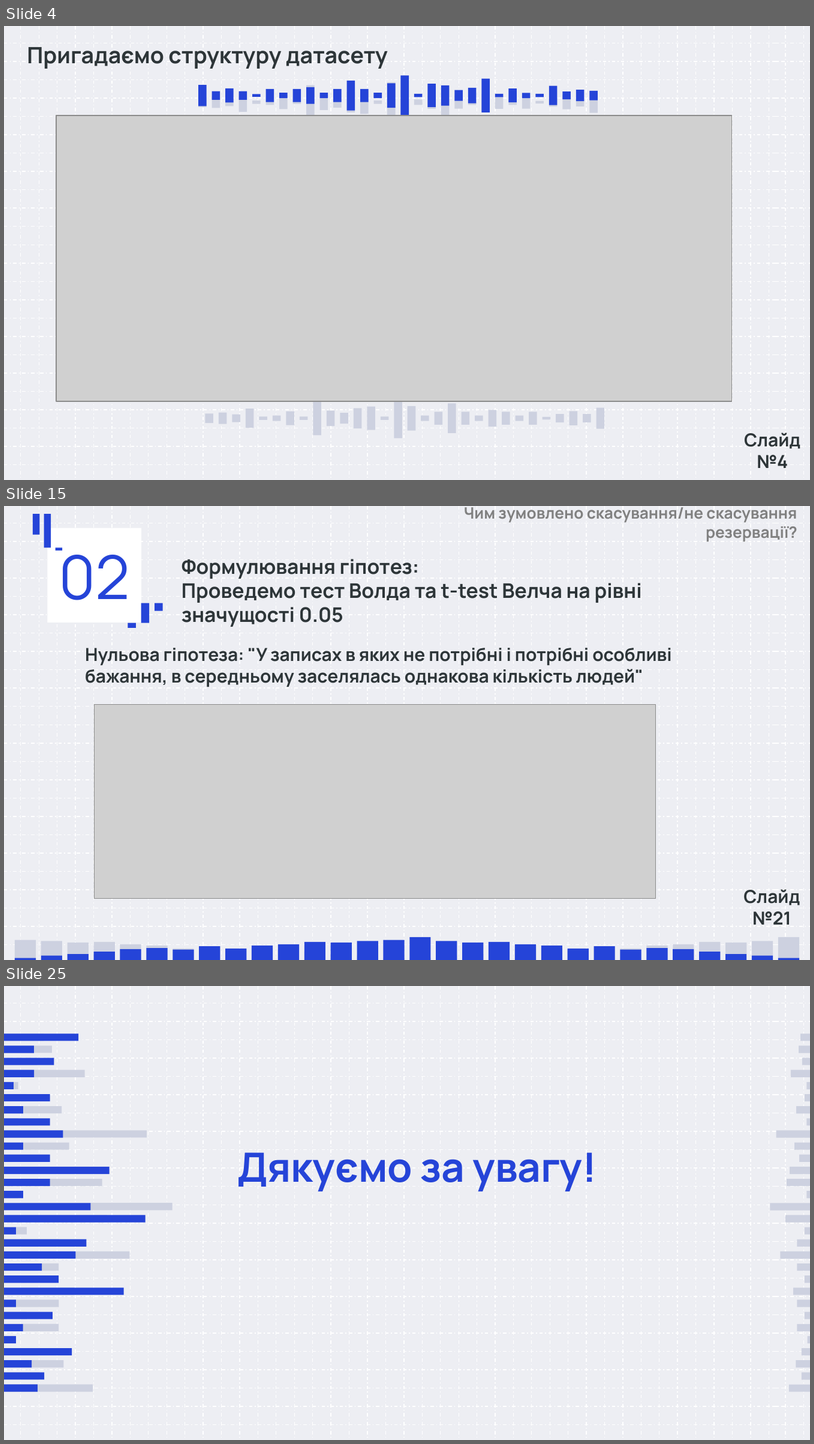
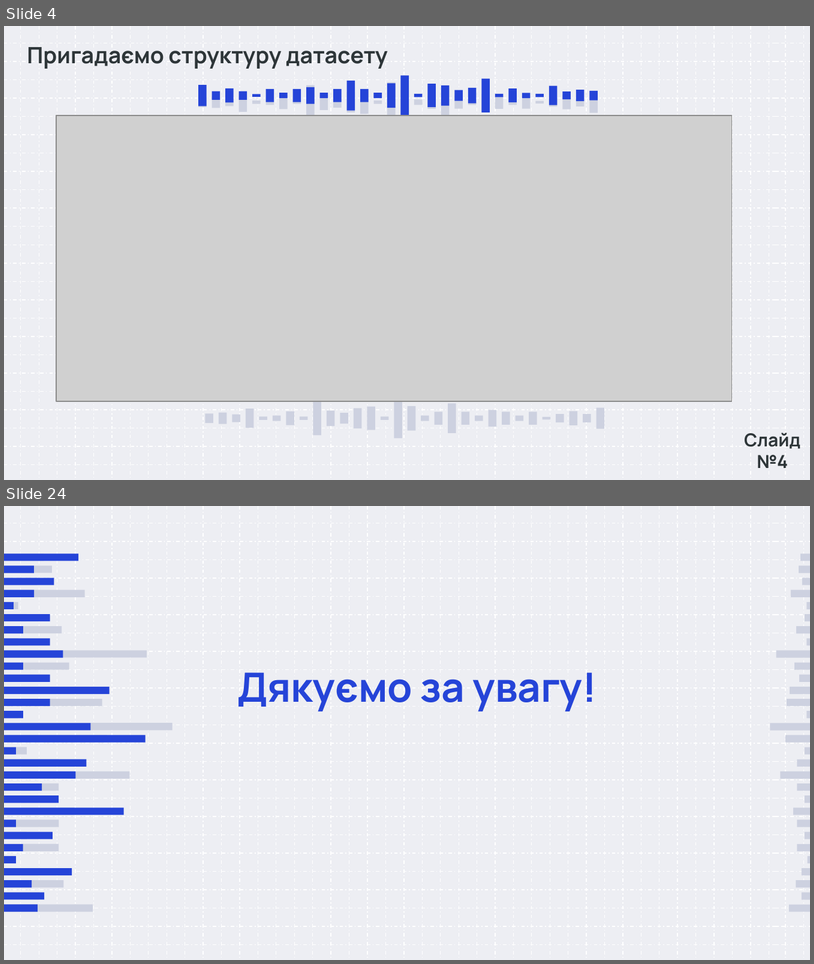
Before and after one commit to damyr-zaichenko/data_analysis_labs, a slide deck: lab3/Лабораторна 3.pptx. Shown one above the other, each under a label of ours: slides 4, 15 and 25 before the commit, slides 4 and 24 after it; the slides between them are not shown. The pictures are 814x1444 and 814x964 pixels, drawn with LibreOffice and Linux fonts; fonts in the diff are those of the drawing; grey boxes stand for pictures. Boxes give left, top, right and bottom in pixels: in the first picture for what was removed or moved away, otherwise in the second. Text is boxed around its words. In the diff, an @@ line names an element or a change of style, - is before the commit and + after.

```diff
--- a/lab3/Лабораторна 3.pptx
+++ b/lab3/Лабораторна 3.pptx
@@ slide 15 removed at bbox=[4, 506, 810, 960], background #EDEEF3; not listed: 92 template elements that a slide beside it also shows @@
@@ freeform shape removed at bbox=[33, 514, 40, 535] @@
@@ freeform shape removed at bbox=[44, 514, 51, 548] @@
@@ title removed at bbox=[464, 507, 798, 541] @@
-Чим зумовлено скасування/не скасування резервації?
@@ title removed at bbox=[48, 528, 141, 622] @@
-02
@@ freeform shape removed at bbox=[56, 548, 63, 551] @@
@@ text removed at bbox=[182, 559, 642, 627] @@
-Формулювання гіпотез:
-Проведемо тест Волда та t-test Велча на рівні значущості 0.05
@@ freeform shape removed at bbox=[141, 603, 149, 623] @@
@@ freeform shape removed at bbox=[155, 603, 163, 611] @@
@@ freeform shape removed at bbox=[128, 623, 135, 628] @@
@@ text removed at bbox=[85, 648, 672, 687] @@
-Нульова гіпотеза: "У записах в яких не потрібні і потрібні особливі бажання, в середньому заселялась однакова кількість людей"
@@ picture removed at bbox=[95, 705, 656, 898] @@
@@ text removed at bbox=[744, 889, 800, 924] @@
-Слайд №21
@@ group removed at bbox=[14, 940, 405, 960]: 15 freeform shapes @@
@@ group removed at bbox=[14, 937, 799, 960]: 30 freeform shapes @@
@@ group removed at bbox=[410, 937, 799, 960]: 15 freeform shapes @@
@@ what was slide 25 is now slide 24 @@
```
Also in this commit, not shown: 12 slides changed, 7 slides added, 7 other slides removed.
